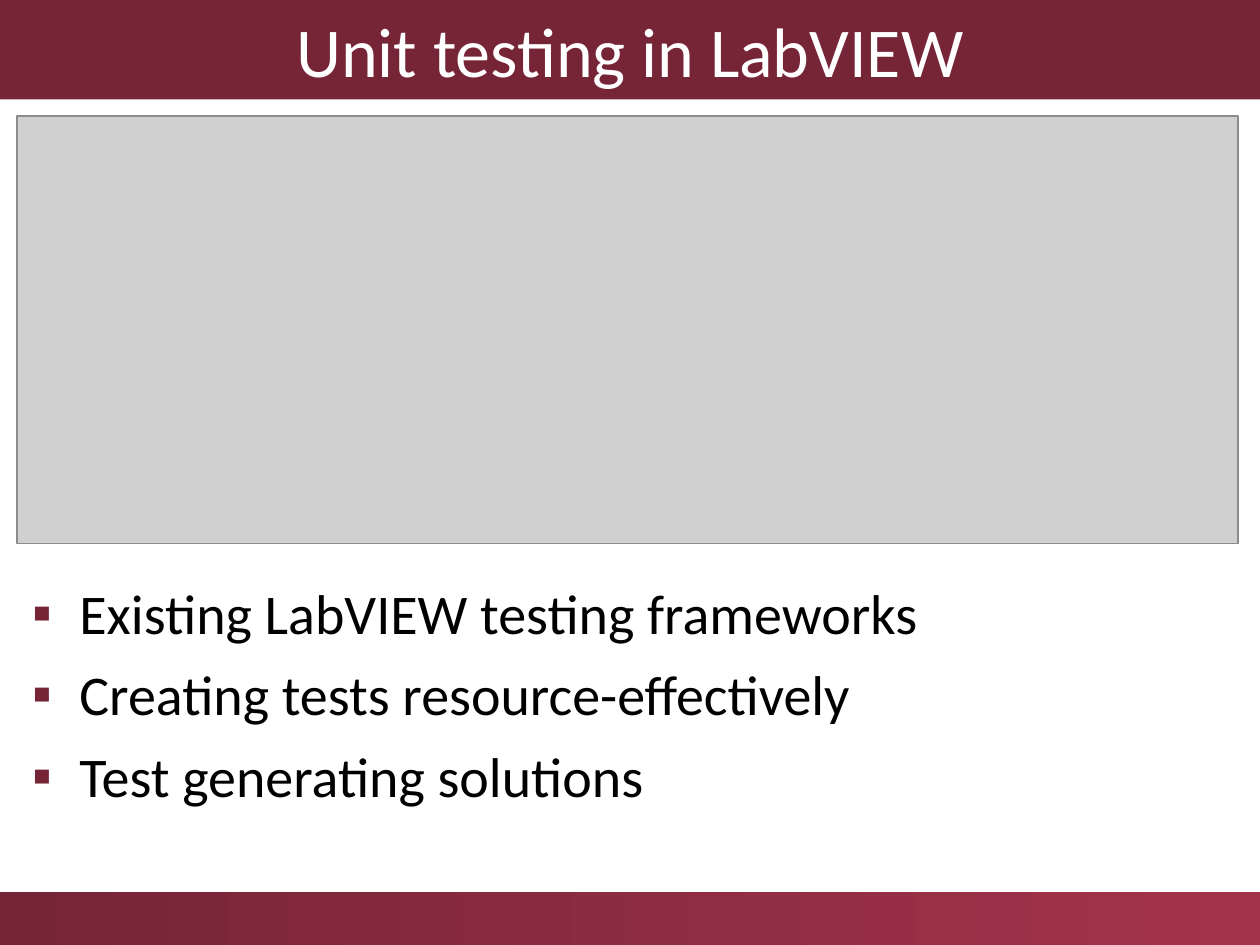
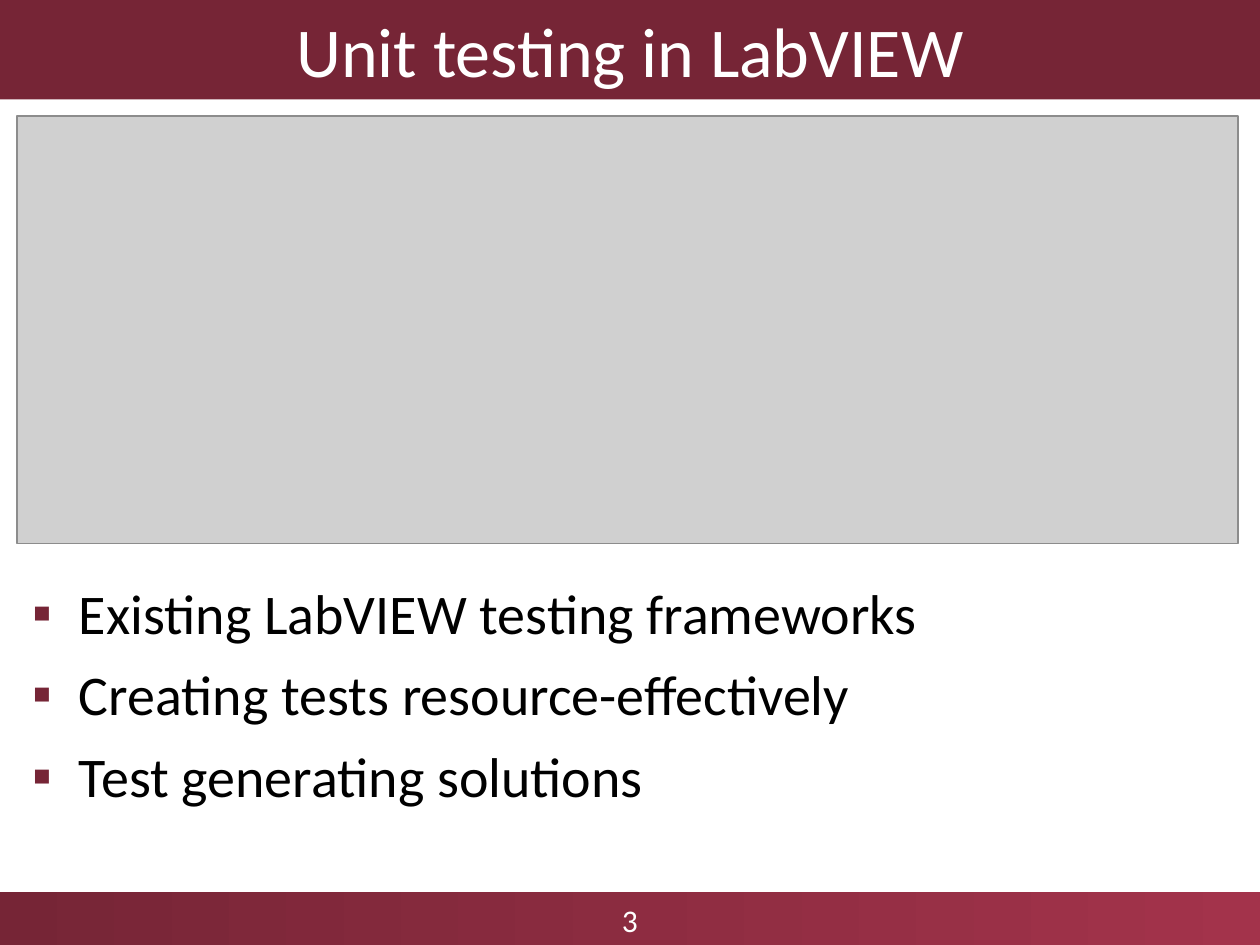
Before and after one commit to aronszabo/thesis-labview-testing, a slide deck: slide 3 of ftsrg-presentation.ppt. Drawn at 1260x945 pixels with LibreOffice and Linux fonts; fonts in the diff are those of the drawing; grey boxes stand for pictures; background and template pictures are left out. Boxes give left, top, right and bottom in pixels: in the first picture for what was removed or moved away, otherwise in the second. Text is boxed around its words. In the diff, an @@ line names an element or a change of style, - is before the commit and + after.

```diff
--- a/ftsrg-presentation.ppt
+++ b/ftsrg-presentation.ppt
@@ text "Existing LabVIEW testing frameworks" at [79, 595, 917, 807]: indent changed @@
@@ text added at [622, 911, 638, 932], 18 pt, text #FFFFFF @@
+3
```
Also in this commit, not shown: 8 other slides changed, 3 slides added.
